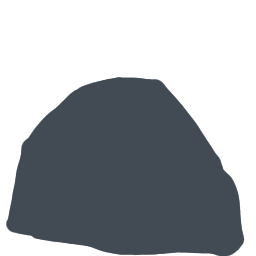
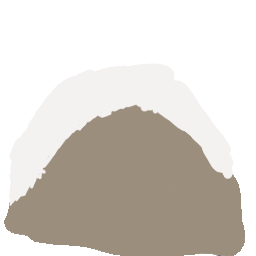
Layer changes from the first 256px x 256px image to the second:
renamed "Layer 2" to "Layer 4", showed it, painted on it over (4, 63, 245, 256)
painted on "Layer 4" (2nd of 2) over (4, 63, 245, 256)
